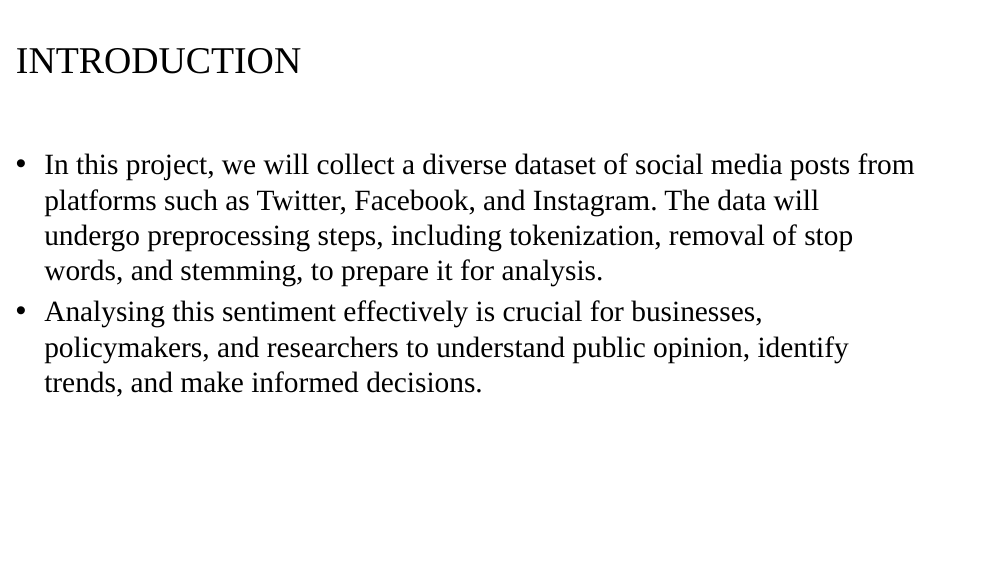
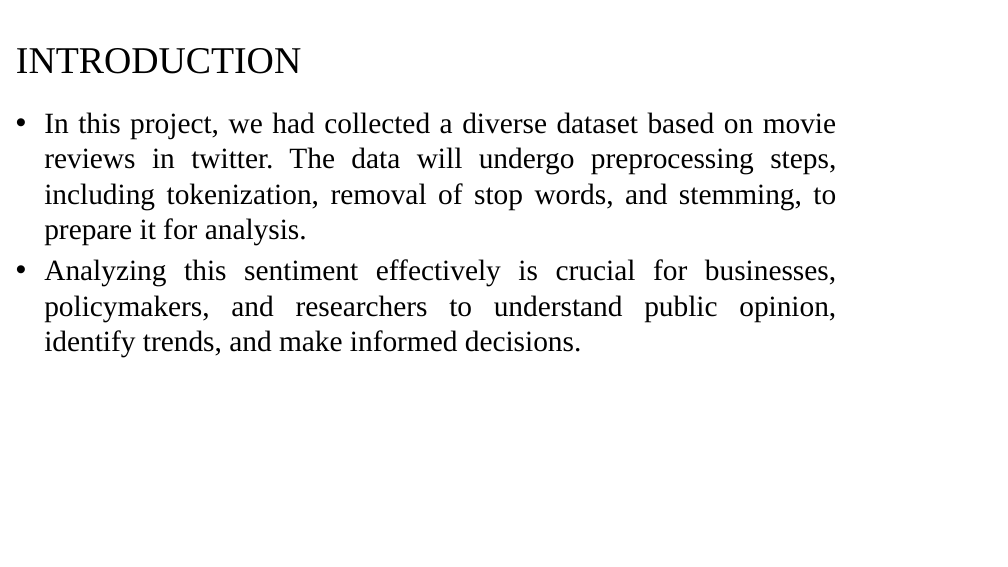
Before and after one commit to jes1326/Jeswanth_Puducherry_Tecnological_University, a slide deck: slide 2 of coappsinternship.pptx. Drawn at 1008x567 pixels with LibreOffice and Linux fonts; fonts in the diff are those of the drawing; background and template pictures are left out. Boxes give left, top, right and bottom in pixels: in the first picture for what was removed or moved away, otherwise in the second. Text is boxed around its words. In the diff, an @@ line names an element or a change of style, - is before the commit and + after.

```diff
--- a/coappsinternship.pptx
+++ b/coappsinternship.pptx
@@ text at [44,112,836,357]: text changed @@
-• In this project, we will collect a diverse dataset of social media posts from platforms such as Twitter, Facebook, and Instagram. The data will undergo preprocessing steps, including tokenization, removal of stop words, and stemming, to prepare it for analysis.
-• Analysing this sentiment effectively is crucial for businesses, policymakers, and researchers to understand public opinion, identify trends, and make informed decisions.
+• In this project, we had collected a diverse dataset based on movie reviews in twitter. The data will undergo preprocessing steps, including tokenization, removal of stop words, and stemming, to prepare it for analysis.
+• Analyzing this sentiment effectively is crucial for businesses, policymakers, and researchers to understand public opinion, identify trends, and make informed decisions.
```
Also in this commit, not shown: 17 other slides changed.
